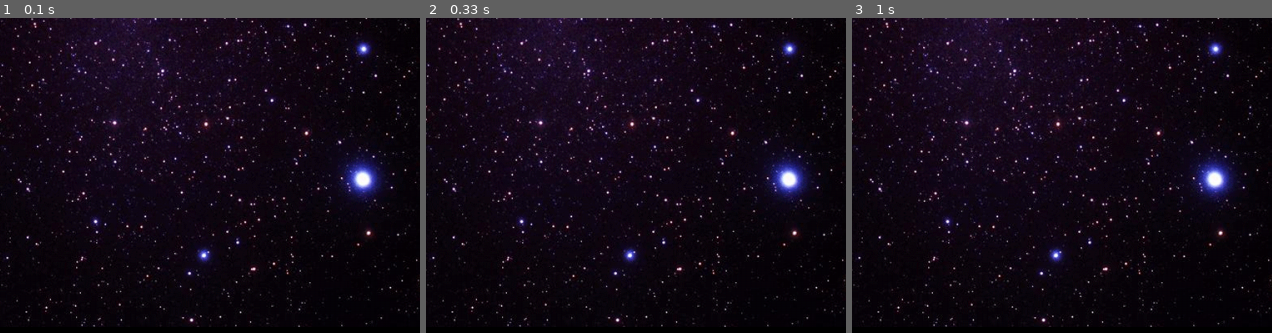
Above: before the commit, frames 1-3 (left to right).
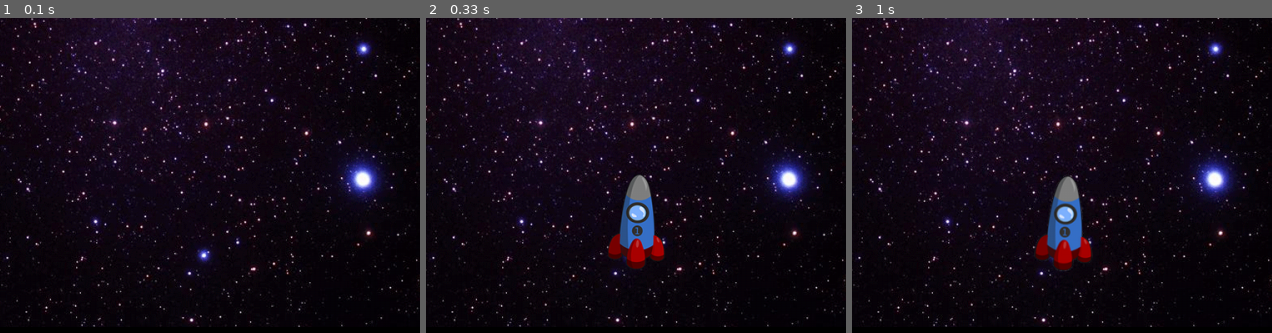
Above: after the commit, the same moments.

Repository: thatguythatsincharge/Sprites
Game: pygame game, started from main.py
Two runs of this game, one before a commit and one after it. Both use one fixed random seed, a clock stepped at 60 frames per second and the inputs below.
Inputs:
- Up to frame 1 (0.1 s): no input
- Up to frame 2 (0.33 s): no input
- Up to frame 3 (1 s): hold Right 0.33-0.8 s; hold Up from 0.83 s (still down)
The pictures show only the part of the screen within x 36-86%, y 50-100%; the shares and areas given below are measured in that part.

Frame 1 is identical in both runs. In frame 2, 2.3% of the frame differs, in the area x 43-57%, y 49-80%; in frame 3, 2.3%, in the area x 43-58%, y 50-81%.

Commit message:
fixed the blinks

Diff:
--- a/main.py
+++ b/main.py
@@ -86,7 +86,7 @@
             # Draw / render
             self.all_sprites.draw(self.screen)
             # always do this last. after drawing everything, flip the display
-            pg.display.flip() # pygame shows what it was drawing in the background.(update display)
+            #pg.display.flip() # pygame shows what it was drawing in the background.(update display)
 
     def show_start_screen(self):
         pass
--- a/settings_template.py
+++ b/settings_template.py
@@ -19,6 +19,7 @@
 
 rocket = makeSprite("images/rocket1.png")
 #center = rocket.get_rect.center() # returns center piont of the rocket
+#rocketImg = pygame.Surface(150, 173) # i dont know wtf im doing
 xPos = hWidth
 yPos = hHeight
 xSpeed = 0
@@ -46,7 +47,7 @@
 def turnLeft():
     """Rotates the rocket clockwise"""
     global angle, changeAngle, rAngle, xSpeed, ySpeed, vel
-    changeAngle -= 15
+    changeAngle -= 1
     angle += changeAngle
     changeAngle = 0
     if angle >= 360:
@@ -63,7 +64,7 @@
 def turnRight():
     """Rotates the rocket clockwise"""
     global angle, changeAngle, rAngle, xSpeed, ySpeed, vel
-    changeAngle += 15
+    changeAngle += 1
     angle += changeAngle
     changeAngle = 0
     if angle >= 360:
